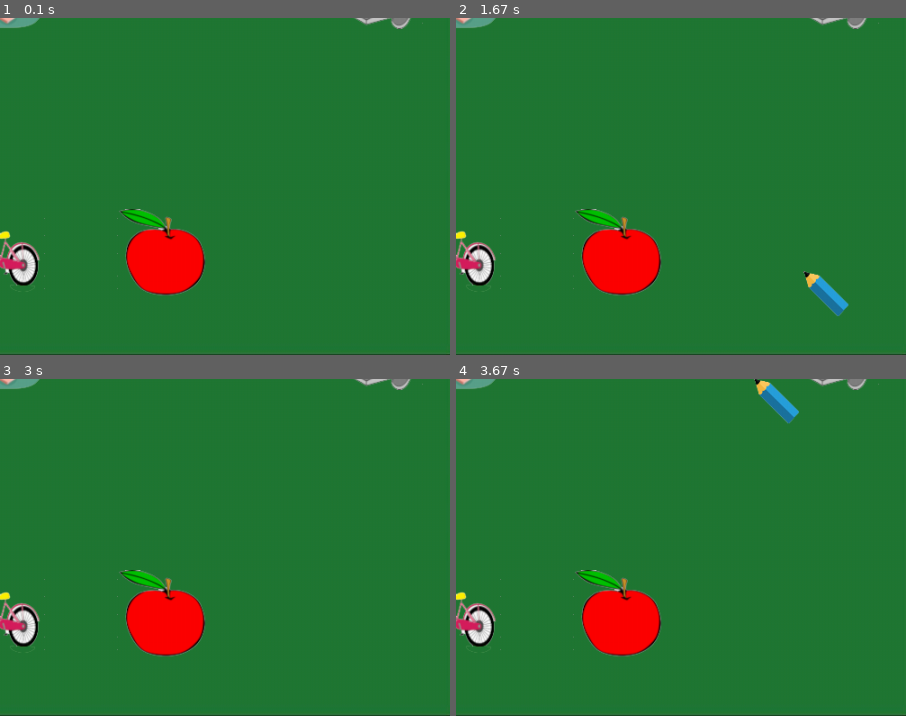
Above: before the commit, frames 1-4 (two rows, left to right).
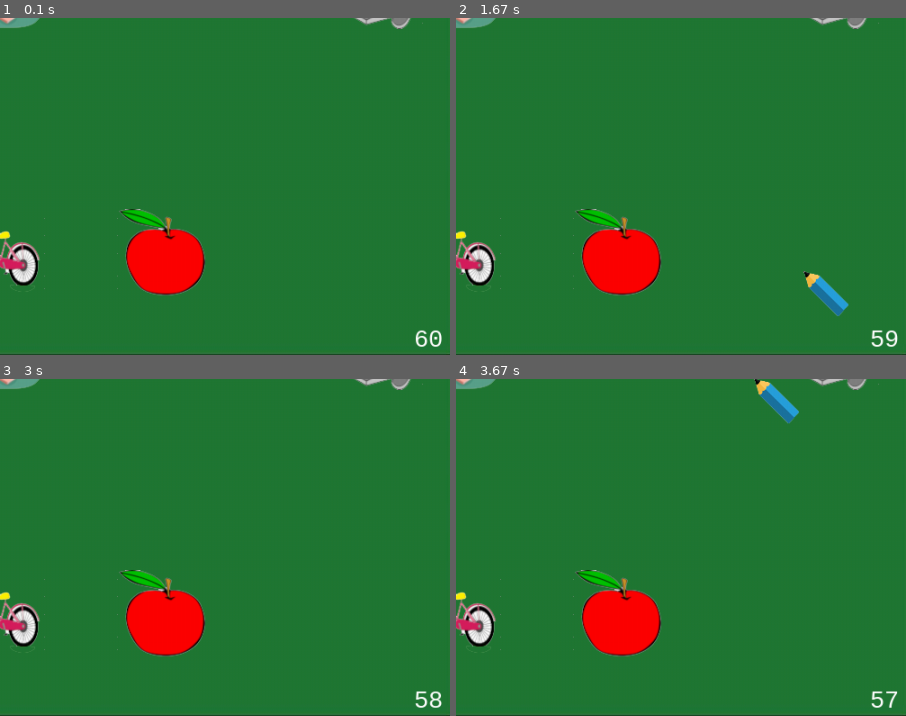
Above: after the commit, the same moments.

Repository: cesarmmzs/WordGame_Pygame
Game: pygame game, started from wordgame.py
The game is run twice, just before and just after one commit, with the same random seed, the same clock (stepped at 60 frames per second) and the same inputs.
Inputs (mouse positions are % of the whole screen's width and height, from its top left):
- Up to frame 1 (0.1 s): no input
- Up to frame 2 (1.67 s): click (50, 50) at 0.38 s; click (50, 56) at 0.72 s; click (19, 35) at 1.05 s; click (87, 85) at 1.38 s
- Up to frame 3 (3 s): click (52, 16) at 1.72 s; click (45, 76) at 2.05 s; click (47, 33) at 2.38 s; click (36, 29) at 2.72 s
- Up to frame 4 (3.67 s): click (76, 41) at 3.05 s; click (81, 48) at 3.38 s
The pictures show only the part of the screen within x 48-98%, y 48-98%; the shares and areas given below are measured in that part.

The runs differ from the first frame. In frame 1, 0.2% of the frame differs, in the area x 92-99%, y 92-98%; in frame 2, 0.2%; in frame 3, 0.2%; in frame 4, 0.1%.

Commit message:
Update wordgame.py

Diff:
--- a/wordgame.py
+++ b/wordgame.py
@@ -66,6 +66,9 @@
 # Nome da Página, Utilização do Clock para definir FrameRate
 pygame.display.set_caption('Word Game - Aprendendo Inglês')
 clock = pygame.time.Clock()
+counter, textcounter = 60, '60'.rjust(2)
+pygame.time.set_timer(pygame.USEREVENT, 1000)
+font = pygame.font.SysFont('Consolas', 30)
 
 # Listas  de posições das Imagens dentro da Spritesheet -> subsurface
 object1_ss_xy = [(0,0), (0, 100), (0, 200)]
@@ -723,9 +726,7 @@
 select_match = []
 
 while True:
-    clock.tick(60)
     screen.fill((255, 255, 255))
-
     # Recebe a posição do mouse na tela
     mx, my = pygame.mouse.get_pos()
     loc = [mx, my]
@@ -742,6 +743,9 @@
             click = loc
             click_area = pygame.draw.rect(screen, (0,0,0), (click[0], click[1], 10, 10))
             print(click)
+        if event.type == pygame.USEREVENT:
+            counter -= 1
+            textcounter = str(counter).rjust(2) if counter > 0 else 'Fim de Jogo!'
 
     # Armazena randomicamente um item da lista de palavras numa nova lista, que será utilizada para exibir as palavras na tela
     i_cont = []
@@ -915,5 +919,6 @@
             unselect_all_words()
 
         select_match = []
-
+    screen.blit(font.render(textcounter, True, (255, 255, 255)), (940, 700))
     pygame.display.flip()
+    clock.tick(60)
